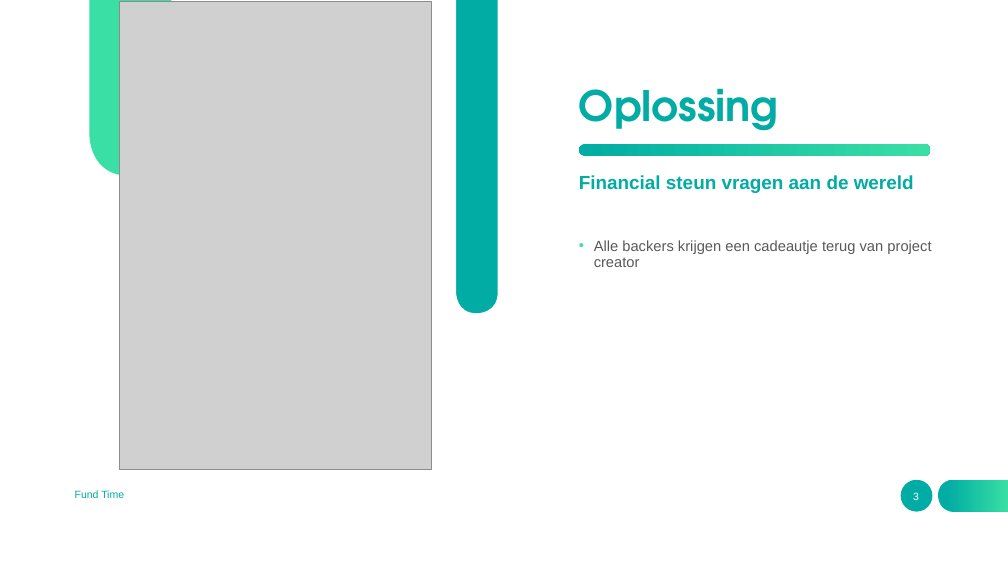
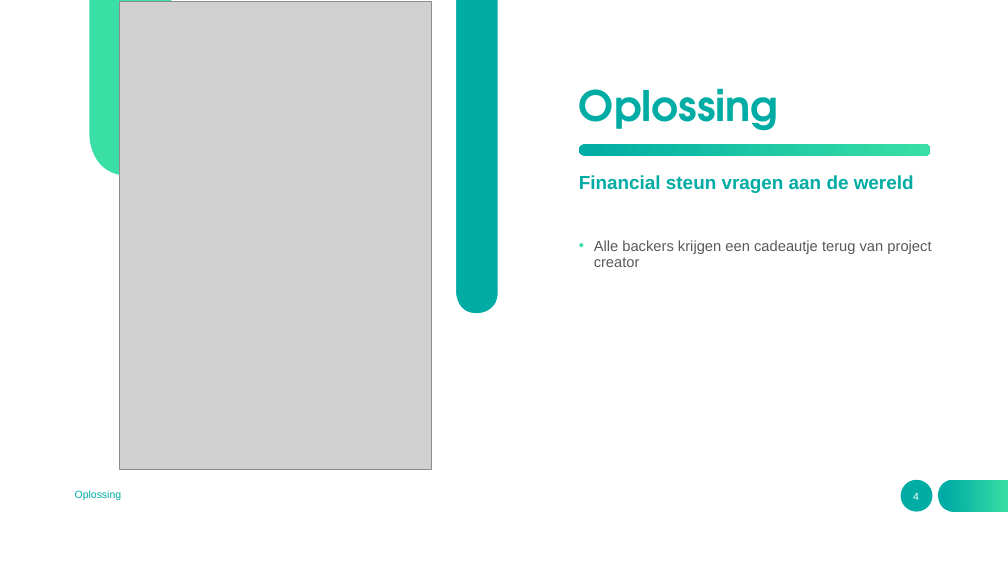
Before and after one commit to nawatend/fundtime, a slide deck: slide 4 of docs/Fund Time.pptx (slide 3 before the commit). Drawn at 1008x567 pixels with LibreOffice and Linux fonts; fonts in the diff are those of the drawing; grey boxes stand for pictures. Boxes give left, top, right and bottom in pixels: in the first picture for what was removed or moved away, otherwise in the second. Text is boxed around its words. In the diff, an @@ line names an element or a change of style, - is before the commit and + after.

```diff
--- a/docs/Fund Time.pptx
+++ b/docs/Fund Time.pptx
@@ text at (75, 490, 122, 500): text changed @@
-Fund Time
+Oplossing
@@ page number at (913, 493, 919, 500): text changed @@
-3
+4
```
Also in this commit, not shown: 4 other slides changed, 8 slides added, 6 slides removed, 4 other files.
